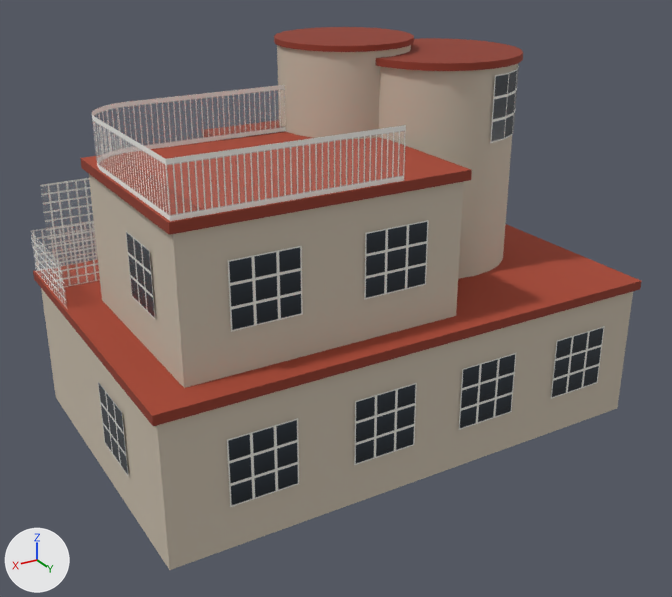
Two versions of the glTF model assets/modeles/batiments/maison_frank.glb, one commit apart.
Camera for both pictures: a camera (50 mm lens) standing at (9.78, 16.81, 10.85) and looking at (0.16, 0.77, 2.83). Lighting does not change. The marker at lower left points along +X, +Y and +Z. The first picture is the older version. Vertices at exactly the same position are counted once.

Objects in the first picture: 'maison_frank'.
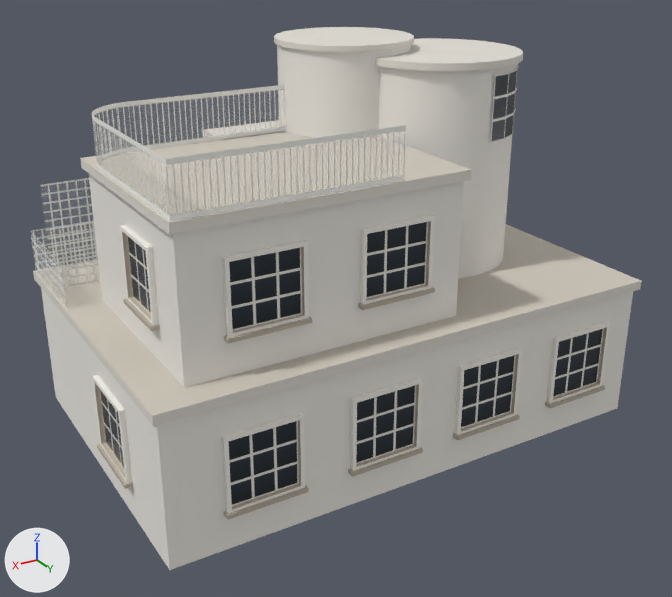
Changed parts and their boxes (x1, y1, x2, y2) in the pictures (672 x 597 px; the box of a moved part takes in the faces that stretch with it):
part 1 of me_maison_frank, moved or reshaped
    before: (551, 326, 605, 399)
    after: (553, 328, 604, 397)
part 2 of me_maison_frank, moved or reshaped
    before: (459, 353, 516, 430)
    after: (461, 355, 516, 428)
part 3 of me_maison_frank, moved or reshaped
    before: (354, 383, 417, 465)
    after: (356, 385, 416, 464)
part 4 of me_maison_frank, moved or reshaped
    before: (227, 418, 299, 507)
    after: (228, 421, 299, 506)
part 5 of me_maison_frank, moved or reshaped
    before: (98, 382, 129, 477)
    after: (100, 390, 124, 468)
part 6 of me_maison_frank, moved or reshaped
    before: (364, 220, 429, 300)
    after: (366, 222, 428, 299)
part 7 of me_maison_frank, moved or reshaped
    before: (228, 246, 303, 332)
    after: (229, 247, 302, 331)
part 8 of me_maison_frank, moved or reshaped
    before: (126, 231, 155, 319)
    after: (127, 236, 151, 314)
part 9 of me_maison_frank, added
    after: (93, 215, 610, 520)
part 10 of me_maison_frank, surface changed (lighter)
    both: (33, 27, 641, 570)

The change, as a list of edits to the scene's bpy script:
```text
Change me_maison_frank:
    used by ob_maison_frank; location = (0.0, 0.0, 0.0)
    remove me_maison_frank.from_pydata(...)  # 455 vertices, 558 faces; spans x -5.6..5.6, y -3.6..4.1, z 0.0..8.12
    add me_maison_frank.from_pydata(...)  # 767 vertices, 984 faces; spans x -5.66..5.66, y -3.66..4.16, z 0.0..8.12
    me_maison_frank part 1: the loose piece of 4 vertices spanning x -4.7..-3.3, y 4.03, z 0.9..2.3 is moved by (0.0, -0.02, 0.0)
    me_maison_frank part 2: the loose piece of 4 vertices spanning x -2.2..-0.8, y 4.03, z 0.9..2.3 is moved by (0.0, -0.02, 0.0)
    me_maison_frank part 3: the loose piece of 4 vertices spanning x 0.3..1.7, y 4.03, z 0.9..2.3 is moved by (0.0, -0.02, 0.0)
    me_maison_frank part 4: the loose piece of 4 vertices spanning x 2.9..4.3, y 4.03, z 0.9..2.3 is moved by (0.0, -0.02, 0.0)
    me_maison_frank part 5: the loose piece of 4 vertices spanning x 5.53, y 0.8..2.2, z 0.9..2.3 is moved by (-0.02, 0.0, 0.0)
    me_maison_frank part 6: the loose piece of 4 vertices spanning x -0.2..1.2, y 3.53, z 4.05..5.35 is moved by (0.0, -0.02, 0.0)
    me_maison_frank part 7: the loose piece of 4 vertices spanning x 2.5..3.9, y 3.53, z 4.05..5.35 is moved by (0.0, -0.02, 0.0)
    me_maison_frank part 8: the loose piece of 4 vertices spanning x 4.83, y 1.2..2.4, z 4.05..5.35 is moved by (-0.02, 0.0, 0.0)
    me_maison_frank part 9: 192 vertices added at x -4.82..5.66, y 0.68..4.16, z 0.76..5.43
    me_maison_frank part 10: 434 kept faces spanning x -5.6..5.6, y -3.6..4.1, z 0.0..8.12 get new texture (UV) coordinates
    other edits to the shape of me_maison_frank do not show in these pictures
```
